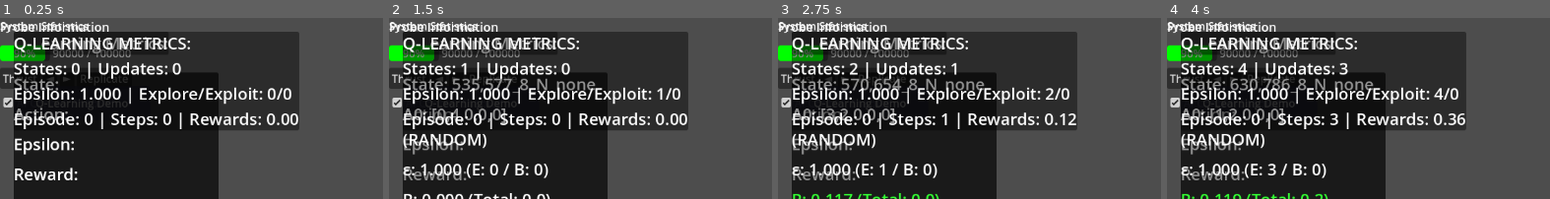
Above: before the commit, frames 1-4 (left to right).
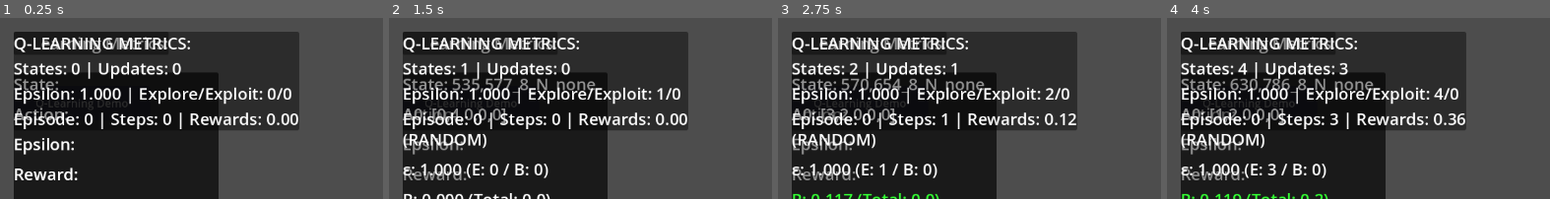
Above: after the commit, the same moments.

Repository: Kethull/bobsim
Game: Godot game, scene res://Main.tscn
Two runs of this game, one before a commit and one after it. Both use one fixed random seed, a clock stepped at 60 frames per second and the inputs below. The engine's default icon, where the game draws it, is replaced by a stand-in: a white triangle on a blue panel in a dark square.
Inputs (mouse positions are % of the whole screen's width and height, from its top left):
- Up to frame 1 (0.25 s): no input
- Up to frame 2 (1.5 s): click "Focus Camera" at 0.5 s; click (3, 17) at 1.25 s, where only the run before the commit has a clickable "Thrust"
- Up to frame 3 (2.75 s): click "Q-Learning Demo" at 2 s
- Up to frame 4 (4 s): click (7, 17) at 2.75 s, where only the run before the commit has a clickable "◄"; click (9, 17) at 3.5 s, where only the run before the commit has a clickable "►"
The pictures show only the part of the screen within x 0-50%, y 0-50%; the shares and areas given below are measured in that part.

The runs differ from the first frame. In frame 1, 3.0% of the frame differs, in the area x 0-35%, y 2-50%; in frame 2, 2.9%; in frame 3, 2.9%; in frame 4, 3.0%.
Error after the commit: Cannot call method 'add_theme_stylebox_override' on a null value. (res://ui/ModernUI.gd:66)

Commit message:
ui change

Diff:
--- /dev/null
+++ b/ui/GameUI.tscn
@@ -0,0 +1,70 @@
+[gd_scene load_steps=2 format=3 uid="uid://c8yvwpvkn4qxs"]
+
+[ext_resource type="Script" path="res://ui/ModernUI.gd" id="1_yjnkm"]
+
+[node name="GameUI" type="CanvasLayer"]
+script = ExtResource("1_yjnkm")
+
+[node name="UIContainer" type="MarginContainer" parent="."]
+anchors_preset = 15
+anchor_right = 1.0
+anchor_bottom = 1.0
+grow_horizontal = 2
+grow_vertical = 2
+theme_override_constants/margin_left = 10
+theme_override_constants/margin_top = 10
+theme_override_constants/margin_right = 10
+theme_override_constants/margin_bottom = 10
+
+[node name="HBoxContainer" type="HBoxContainer" parent="UIContainer"]
+layout_mode = 2
+theme_override_constants/separation = 10
+
+[node name="LeftColumn" type="VBoxContainer" parent="UIContainer/HBoxContainer"]
+layout_mode = 2
+size_flags_horizontal = 3
+size_flags_stretch_ratio = 0.4
+theme_override_constants/separation = 10
+
+[node name="ProbeListPanel" type="Panel" parent="UIContainer/HBoxContainer/LeftColumn"]
+layout_mode = 2
+size_flags_vertical = 3
+
+[node name="SelectedProbePanel" type="Panel" parent="UIContainer/HBoxContainer/LeftColumn"]
+layout_mode = 2
+size_flags_vertical = 3
+size_flags_stretch_ratio = 1.5
+
+[node name="RightColumn" type="VBoxContainer" parent="UIContainer/HBoxContainer"]
+layout_mode = 2
+size_flags_horizontal = 3
+size_flags_stretch_ratio = 0.6
+theme_override_constants/separation = 10
+
+[node name="TopSection" type="VBoxContainer" parent="UIContainer/HBoxContainer/RightColumn"]
+layout_mode = 2
+size_flags_vertical = 3
+theme_override_constants/separation = 10
+
+[node name="SystemStatsPanel" type="Panel" parent="UIContainer/HBoxContainer/RightColumn/TopSection"]
+layout_mode = 2
+size_flags_vertical = 3
+
+[node name="MiddleSection" type="VBoxContainer" parent="UIContainer/HBoxContainer/RightColumn"]
+layout_mode = 2
+size_flags_vertical = 3
+theme_override_constants/separation = 10
+
+[node name="DebugPanel" type="Panel" parent="UIContainer/HBoxContainer/RightColumn/MiddleSection"]
+layout_mode = 2
+size_flags_vertical = 3
+
+[node name="BottomSection" type="VBoxContainer" parent="UIContainer/HBoxContainer/RightColumn"]
+layout_mode = 2
+size_flags_vertical = 3
+size_flags_stretch_ratio = 1.5
+theme_override_constants/separation = 10
+
+[node name="QLearningMonitor" type="Panel" parent="UIContainer/HBoxContainer/RightColumn/BottomSection"]
+layout_mode = 2
+size_flags_vertical = 3
--- a/ui/ModernUI.gd
+++ b/ui/ModernUI.gd
@@ -2,16 +2,29 @@
 extends CanvasLayer
 class_name ModernUI
 
-@onready var hud: Control = $HUD
-@onready var probe_list_panel: Panel = $ProbeListPanel
-@onready var selected_probe_panel: Panel = $SelectedProbePanel
-@onready var system_stats_panel: Panel = $SystemStatsPanel
-@onready var debug_panel: Panel = $DebugPanel
-
+# Panel references
+@onready var probe_list_panel: Panel = $UIContainer/LeftColumn/ProbeListPanel
+@onready var selected_probe_panel: Panel = $UIContainer/LeftColumn/SelectedProbePanel
+@onready var system_stats_panel: Panel = $UIContainer/RightColumn/TopSection/SystemStatsPanel
+@onready var debug_panel: Panel = $UIContainer/RightColumn/MiddleSection/DebugPanel
+@onready var qlearning_monitor: Panel = $UIContainer/RightColumn/BottomSection/QLearningMonitor
+
+# UI state variables
 var selected_probe_id: int = -1
 var probe_data_cache: Dictionary = {}
 var animation_tween: Tween
 
+# Theme constants
+const THEME_BG_COLOR = Color(0.1, 0.15, 0.2, 0.9)
+const THEME_BORDER_COLOR = Color(0.3, 0.5, 0.8, 0.8)
+const THEME_HIGHLIGHT_COLOR = Color(0.4, 0.6, 0.9, 0.8)
+const THEME_TEXT_COLOR = Color.WHITE
+const THEME_LABEL_COLOR = Color.LIGHT_GRAY
+const THEME_CORNER_RADIUS = 8
+const THEME_BORDER_WIDTH = 2
+const THEME_PANEL_MARGIN = 10
+
+# Signals
 signal probe_selected(probe_id: int)
 signal simulation_speed_changed(new_speed: float)
 signal ui_action_requested(action_type: String, data: Dictionary)
@@ -22,47 +35,86 @@
 	setup_input_handlers()
 
 func setup_ui_panels():
-	# Configure probe list panel
+	# Apply consistent styling to all panels
+	var panels = [probe_list_panel, selected_probe_panel, system_stats_panel, debug_panel]
+	if qlearning_monitor:
+		panels.append(qlearning_monitor)
+
+	for panel in panels:
+		apply_panel_style(panel)
+
+	# Configure individual panels
 	setup_probe_list_panel()
-
-	# Configure selected probe panel
 	setup_selected_probe_panel()
-
-	# Configure system stats panel
 	setup_system_stats_panel()
-
-	# Configure debug panel
 	setup_debug_panel()
+	setup_qlearning_monitor()
+
+func apply_panel_style(panel: Panel):
+	var style_box = StyleBoxFlat.new()
+	style_box.bg_color = THEME_BG_COLOR
+	style_box.border_width_left = THEME_BORDER_WIDTH
+	style_box.border_width_right = THEME_BORDER_WIDTH
+	style_box.border_width_top = THEME_BORDER_WIDTH
+	style_box.border_width_bottom = THEME_BORDER_WIDTH
+	style_box.border_color = THEME_BORDER_COLOR
+	style_box.corner_radius_top_left = THEME_CORNER_RADIUS
+	style_box.corner_radius_top_right = THEME_CORNER_RADIUS
+	style_box.corner_radius_bottom_left = THEME_CORNER_RADIUS
+	style_box.corner_radius_bottom_right = THEME_CORNER_RADIUS
+
+	panel.add_theme_stylebox_override("panel", style_box)
+
+	# Add padding inside the panel
+	if panel.get_child_count() == 0:
+		var margin_container = MarginContainer.new()
+		margin_container.add_theme_constant_override("margin_left", THEME_PANEL_MARGIN)
+		margin_container.add_theme_constant_override("margin_right", THEME_PANEL_MARGIN)
+		margin_container.add_theme_constant_override("margin_top", THEME_PANEL_MARGIN)
+		margin_container.add_theme_constant_override("margin_bottom", THEME_PANEL_MARGIN)
+		margin_container.set_anchors_preset(Control.PRESET_FULL_RECT)
+		panel.add_child(margin_container)
 
 func setup_probe_list_panel():
+	var margin_container = probe_list_panel.get_child(0) as MarginContainer
+
+	var vbox = VBoxContainer.new()
+	vbox.set_anchors_preset(Control.PRESET_FULL_RECT)
+
+	# Title
+	var title = Label.new()
+	title.text = "Probe List"
+	title.add_theme_font_size_override("font_size", 18)
+	title.add_theme_color_override("font_color", THEME_TEXT_COLOR)
+	vbox.add_child(title)
+
+	# Scroll container for probe list
 	var scroll_container = ScrollContainer.new()
+	scroll_container.set_h_size_flags(Control.SIZE_EXPAND_FILL)
+	scroll_container.set_v_size_flags(Control.SIZE_EXPAND_FILL)
+
+	var list_container = VBoxContainer.new()
+	list_container.name = "ProbeListContainer"
+	list_container.set_h_size_flags(Control.SIZE_EXPAND_FILL)
+
+	scroll_container.add_child(list_container)
+	vbox.add_child(scroll_container)
+
+	margin_container.add_child(vbox)
+
+func setup_selected_probe_panel():
+	var margin_container = selected_probe_panel.get_child(0) as MarginContainer
+
 	var vbox = VBoxContainer.new()
-
-	scroll_container.set_anchors_and_offsets_preset(Control.PRESET_FULL_RECT)
-	vbox.set_h_size_flags(Control.SIZE_EXPAND_FILL)
-
-	probe_list_panel.add_child(scroll_container)
-	scroll_container.add_child(vbox)
-
-	# Style the panel
-	var style_box = StyleBoxFlat.new()
-	style_box.bg_color = Color(0.1, 0.15, 0.2, 0.9)
-	style_box.border_width_left = 2
-	style_box.border_width_right = 2
-	style_box.border_width_top = 2
-	style_box.border_width_bottom = 2
-	style_box.border_color = Color(0.3, 0.5, 0.8, 0.8)
-	style_box.corner_radius_top_left = 8
-	style_box.corner_radius_top_right = 8
-	style_box.corner_radius_bottom_left = 8
-	style_box.corner_radius_bottom_right = 8
-
-	probe_list_panel.add_theme_stylebox_override("panel", style_box)
-
-func setup_selected_probe_panel():
-	var vbox = VBoxContainer.new()
-	vbox.set_anchors_and_offsets_preset(Control.PRESET_FULL_RECT)
+	vbox.set_anchors_preset(Control.PRESET_FULL_RECT)
 	vbox.add_theme_constant_override("separation", 10)
+
+	# Title
+	var title = Label.new()
+	title.text = "Selected Probe"
+	title.add_theme_font_size_override("font_size", 18)
+	title.add_theme_color_override("font_color", THEME_TEXT_COLOR)
+	vbox.add_child(title)
 
 	# Probe info section
 	var info_section = create_info_section("Probe Information")
@@ -76,27 +128,40 @@
 	var control_section = create_probe_controls()
 	vbox.add_child(control_section)
 
-	selected_probe_panel.add_child(vbox)
+	margin_container.add_child(vbox)
 
 func create_info_section(title: String) -> VBoxContainer:
 	var section = VBoxContainer.new()
+	section.add_theme_constant_override("separation", 5)
 
 	# Title label
 	var title_label = Label.new()
 	title_label.text = title
-	title_label.add_theme_font_size_override("font_size", 18)
-	title_label.add_theme_color_override("font_color", Color.WHITE)
+	title_label.add_theme_font_size_override("font_size", 16)
+	title_label.add_theme_color_override("font_color", THEME_TEXT_COLOR)
 	section.add_child(title_label)
 
 	# Info container
 	var info_container = VBoxContainer.new()
 	info_container.name = "InfoContainer"
+	info_container.add_theme_constant_override("separation", 2)
 	section.add_child(info_container)
 
 	return section
 
 func create_energy_display() -> Control:
+	var section = VBoxContainer.new()
+	section.add_theme_constant_override("separation", 5)
+
+	# Title
+	var title = Label.new()
+	title.text = "Energy"
+	title.add_theme_font_size_override("font_size", 16)
+	title.add_theme_color_override("font_color", THEME_TEXT_COLOR)
+	section.add_child(title)
+
 	var container = HBoxContainer.new()
+	container.set_h_size_flags(Control.SIZE_EXPAND_FILL)
 
 	# Energy bar
 	var energy_bar = ProgressBar.new()
@@ -126,23 +191,36 @@
 	var energy_label = Label.new()
 	energy_label.name = "EnergyLabel"
 	energy_label.text = "90000 / 100000"
-	energy_label.add_theme_color_override("font_color", Color.WHITE)
+	energy_label.add_theme_color_override("font_color", THEME_TEXT_COLOR)
+	energy_label.set_h_size_flags(Control.SIZE_SHRINK_END)
+	energy_label.set_custom_minimum_size(Vector2(100, 0))
 
 	container.add_child(energy_bar)
 	container.add_child(energy_label)
-
-	return container
+	section.add_child(container)
+
+	return section
 
 func create_probe_controls() -> VBoxContainer:
-	var controls = VBoxContainer.new()
-	controls.add_theme_constant_override("separation", 5)
+	var section = VBoxContainer.new()
+	section.add_theme_constant_override("separation", 10)
+
+	# Title
+	var title = Label.new()
+	title.text = "Controls"
+	title.add_theme_font_size_override("font_size", 16)
+	title.add_theme_color_override("font_color", THEME_TEXT_COLOR)
+	section.add_child(title)
 
 	# Manual control buttons
 	var button_container = HBoxContainer.new()
+	button_container.add_theme_constant_override("separation", 5)
+	button_container.set_h_size_flags(Control.SIZE_EXPAND_FILL)
 
 	var thrust_button = Button.new()
 	thrust_button.text = "Thrust"
 	thrust_button.name = "ThrustButton"
+	thrust_button.set_h_size_flags(Control.SIZE_EXPAND_FILL)
 	thrust_button.pressed.connect(_on_manual_thrust_pressed)
 
 	var rotate_left_button = Button.new()
@@ -158,6 +236,7 @@
 	var replicate_button = Button.new()
 	replicate_button.text = "Replicate"
 	replicate_button.name = "ReplicateButton"
+	replicate_button.set_h_size_flags(Control.SIZE_EXPAND_FILL)
 	replicate_button.pressed.connect(_on_replicate_pressed)
 
 	button_container.add_child(thrust_button)
@@ -165,7 +244,7 @@
 	button_container.add_child(rotate_right_button)
 	button_container.add_child(replicate_button)
 
-	controls.add_child(button_container)
+	section.add_child(button_container)
 
 	# AI control toggle
 	var ai_toggle = CheckBox.new()
@@ -174,36 +253,52 @@
 	ai_toggle.button_pressed = true
 	ai_toggle.toggled.connect(_on_ai_toggle_changed)
 
-	controls.add_child(ai_toggle)
-
-	return controls
+	section.add_child(ai_toggle)
+
+	return section
 
 func setup_system_stats_panel():
+	var margin_container = system_stats_panel.get_child(0) as MarginContainer
+
 	var vbox = VBoxContainer.new()
-	vbox.set_anchors_and_offsets_preset(Control.PRESET_FULL_RECT)
+	vbox.set_anchors_preset(Control.PRESET_FULL_RECT)
 	vbox.add_theme_constant_override("separation", 8)
 
 	# Title
 	var title = Label.new()
 	title.text = "System Statistics"
-	title.add_theme_font_size_override("font_size", 16)
-	title.add_theme_color_override("font_color", Color.WHITE)
+	title.add_theme_font_size_override("font_size", 18)
+	title.add_theme_color_override("font_color", THEME_TEXT_COLOR)
 	vbox.add_child(title)
 
 	# Stats container
 	var stats_container = VBoxContainer.new()
 	stats_container.name = "StatsContainer"
+	stats_container.add_theme_constant_override("separation", 2)
 	vbox.add_child(stats_container)
 
-	system_stats_panel.add_child(vbox)
+	margin_container.add_child(vbox)
 
 func setup_debug_panel():
+	if not is_instance_valid(debug_panel):
+		return
+
+	var margin_container = debug_panel.get_child(0) as MarginContainer
+
 	if not ConfigManager.config.debug_mode:
 		debug_panel.visible = false
 		return
 
 	var vbox = VBoxContainer.new()
-	vbox.set_anchors_and_offsets_preset(Control.PRESET_FULL_RECT)
+	vbox.set_anchors_preset(Control.PRESET_FULL_RECT)
+	vbox.add_theme_constant_override("separation", 10)
+
+	# Title
+	var title = Label.new()
+	title.text = "Debug Controls"
+	title.add_theme_font_size_override("font_size", 18)
+	title.add_theme_color_override("font_color", THEME_TEXT_COLOR)
+	vbox.add_child(title)
 
 	# Debug controls
 	var debug_controls = create_debug_controls()
@@ -213,21 +308,25 @@
 	var perf_metrics = create_performance_display()
 	vbox.add_child(perf_metrics)
 
-	debug_panel.add_child(vbox)
+	margin_container.add_child(vbox)
 
 func create_debug_controls() -> VBoxContainer:
 	var controls = VBoxContainer.new()
+	controls.add_theme_constant_override("separation", 8)
 
 	# Speed control
 	var speed_container = HBoxContainer.new()
 	var speed_label = Label.new()
 	speed_label.text = "Simulation Speed:"
+	speed_label.add_theme_color_override("font_color", THEME_LABEL_COLOR)
+
 	var speed_slider = HSlider.new()
 	speed_slider.name = "SpeedSlider"
 	speed_slider.min_value = 0.1
 	speed_slider.max_value = 5.0
 	speed_slider.value = 1.0
 	speed_slider.step = 0.1
+	speed_slider.set_h_size_flags(Control.SIZE_EXPAND_FILL)
 	speed_slider.value_changed.connect(_on_speed_changed)
 
 	speed_container.add_child(speed_label)
@@ -236,18 +335,22 @@
 
 	# Debug buttons
 	var button_container = HBoxContainer.new()
+	button_container.add_theme_constant_override("separation", 5)
 
 	var pause_button = Button.new()
 	pause_button.text = "Pause/Resume"
 	pause_button.pressed.connect(_on_pause_pressed)
+	pause_button.set_h_size_flags(Control.SIZE_EXPAND_FILL)
 
 	var reset_button = Button.new()
 	reset_button.text = "Reset Episode"
 	reset_button.pressed.connect(_on_reset_pressed)
+	reset_button.set_h_size_flags(Control.SIZE_EXPAND_FILL)
 
 	var save_button = Button.new()
 	save_button.text = "Quick Save"
 	save_button.pressed.connect(_on_save_pressed)
+	save_button.set_h_size_flags(Control.SIZE_EXPAND_FILL)
 
 	button_container.add_child(pause_button)
 	button_container.add_child(reset_button)
@@ -259,14 +362,17 @@
 func create_performance_display() -> VBoxContainer:
 	var perf_display = VBoxContainer.new()
 	perf_display.name = "PerformanceDisplay"
+	perf_display.add_theme_constant_override("separation", 5)
 
 	var title = Label.new()
 	title.text = "Performance Metrics"
-	title.add_theme_font_size_override("font_size", 14)
+	title.add_theme_font_size_override("font_size", 16)
+	title.add_theme_color_override("font_color", THEME_TEXT_COLOR)
 	perf_display.add_child(title)
 
 	var metrics_container = VBoxContainer.new()
 	metrics_container.name = "MetricsContainer"
+	metrics_container.add_theme_constant_override("separation", 2)
 	perf_display.add_child(metrics_container)
 
 	return perf_display
@@ -281,8 +387,13 @@
 func animate_panel_glow():
 	# Add subtle glow animation to active panels
 	var panels = [probe_list_panel, selected_probe_panel, system_stats_panel]
+	if is_instance_valid(qlearning_monitor):
+		panels.append(qlearning_monitor)
 
 	for panel in panels:
+		if not is_instance_valid(panel):
+			continue
+
 		var style_box = panel.get_theme_stylebox("panel")
 		if style_box is StyleBoxFlat:
 			var original_color = style_box.border_color
@@ -309,7 +420,8 @@
 	elif event.is_action_pressed("focus_next_probe"):
 		focus_next_probe()
 	elif event.is_action_pressed("toggle_debug_panel"):
-		debug_panel.visible = !debug_panel.visible
+		if is_instance_valid(debug_panel):
+			debug_panel.visible = !debug_panel.visible
 
 func update_ui_data(simulation_data: Dictionary):
 	update_probe_list(simulation_data.get("probes", {}))
@@ -318,7 +430,12 @@
 	update_debug_info(simulation_data.get("debug_info", {}))
 
 func update_probe_list(probes_data: Dictionary):
-	var container = probe_list_panel.get_node("ScrollContainer/VBoxContainer")
+	var container = probe_list_panel.get_node("MarginContainer/VBoxContainer/ScrollContainer/ProbeListContainer")
+	if not is_instance_valid(container):
+		return
+
+	# Cache probe data
+	probe_data_cache = probes_data
 
 	# Clear existing items
 	for child in container.get_children():
@@ -331,8 +448,47 @@
 		container.add_child(probe_item)
 
 func create_probe_list_item(probe_id: int, probe_data: Dictionary) -> Control:
-	var item_container = HBoxContainer.new()
+	var item_container = PanelContainer.new()
 	item_container.set_h_size_flags(Control.SIZE_EXPAND_FILL)
+
+	# Style for the item
+	var style_box = StyleBoxFlat.new()
+	style_box.bg_color = Color(0.15, 0.2, 0.25, 0.5)
+	style_box.corner_radius_top_left = 4
+	style_box.corner_radius_top_right = 4
+	style_box.corner_radius_bottom_left = 4
+	style_box.corner_radius_bottom_right = 4
+
+	# Highlight selected probe
+	if probe_id == selected_probe_id:
+		style_box.bg_color = Color(0.3, 0.5, 0.8, 0.3)
+		style_box.border_width_left = 1
+		style_box.border_width_right = 1
+		style_box.border_width_top = 1
+		style_box.border_width_bottom = 1
+		style_box.border_color = THEME_HIGHLIGHT_COLOR
+
+	item_container.add_theme_stylebox_override("panel", style_box)
+
+	var margin = MarginContainer.new()
+	margin.add_theme_constant_override("margin_left", 5)
+	margin.add_theme_constant_override("margin_right", 5)
+	margin.add_theme_constant_override("margin_top", 5)
+	margin.add_theme_constant_override("margin_bottom", 5)
+
+	var hbox = HBoxContainer.new()
+	hbox.set_h_size_flags(Control.SIZE_EXPAND_FILL)
+
+	# Status indicator
+	var status_indicator = ColorRect.new()
+	status_indicator.size = Vector2(16, 16)
+	status_indicator.set_custom_minimum_size(Vector2(16, 16))
+
+	var energy_ratio = probe_data.get("energy", 0) / probe_data.get("max_energy", 1)
+	if probe_data.get("is_alive", false):
+		status_indicator.color = Color.GREEN if energy_ratio > 0.3 else Color.YELLOW
+	else:
+		status_indicator.color = Color.RED
 
 	# Probe info
 	var info_vbox = VBoxContainer.new()
@@ -340,10 +496,9 @@
 
 	var name_label = Label.new()
 	name_label.text = "Probe " + str(probe_id)
-	name_label.add_theme_color_override("font_color", Color.WHITE)
+	name_label.add_theme_color_override("font_color", THEME_TEXT_COLOR)
 
 	var status_label = Label.new()
-	var energy_ratio = probe_data.get("energy", 0) / probe_data.get("max_energy", 1)
 	status_label.text = "Energy: " + str(int(energy_ratio * 100)) + "%"
 
 	if energy_ratio > 0.7:
@@ -361,23 +516,12 @@
 	select_button.text = "Select"
 	select_button.pressed.connect(_on_probe_selected.bind(probe_id))
 
-	# Status indicator
-	var status_indicator = ColorRect.new()
-	status_indicator.size = Vector2(20, 20)
-	if probe_data.get("is_alive", false):
-		status_indicator.color = Color.GREEN if energy_ratio > 0.3 else Color.YELLOW
-	else:
-		status_indicator.color = Color.RED
-
-	item_container.add_child(status_indicator)
-	item_container.add_child(info_vbox)
-	item_container.add_child(select_button)
-
-	# Style for selection highlight
-	if probe_id == selected_probe_id:
-		var highlight_style = StyleBoxFlat.new()
-		highlight_style.bg_color = Color(0.3, 0.5, 0.8, 0.3)
-		item_container.add_theme_stylebox_override("panel", highlight_style)
+	hbox.add_child(status_indicator)
+	hbox.add_child(info_vbox)
+	hbox.add_child(select_button)
+
+	margin.add_child(hbox)
+	item_container.add_child(margin)
 
 	return item_container
 
@@ -389,12 +533,13 @@
 	selected_probe_panel.visible = true
 
 	# Update info section
-	var info_container = selected_probe_panel.get_node("VBoxContainer/InfoContainer")
-	update_probe_info_display(info_container, probe_data)
+	var info_container = selected_probe_panel.get_node("MarginContainer/VBoxContainer/InfoContainer")
+	if is_instance_valid(info_container):
+		update_probe_info_display(info_container, probe_data)
 
 	# Update energy display
-	var energy_bar = selected_probe_panel.get_node("VBoxContainer/EnergyBar")
-	var energy_label = selected_probe_panel.get_node("VBoxContainer/EnergyLabel")
+	var energy_bar = selected_probe_panel.get_node("MarginContainer/VBoxContainer/EnergyBar")
+	var energy_label = selected_probe_panel.get_node("MarginContainer/VBoxContainer/EnergyLabel")
 
 	if energy_bar and energy_label:
 		var energy_ratio = probe_data.energy / probe_data.max_energy
@@ -433,18 +578,20 @@
 		var key_label = Label.new()
 		key_label.text = item[0] + ":"
 		key_label.set_custom_minimum_size(Vector2(80, 0))
-		key_label.add_theme_color_override("font_color", Color.LIGHT_GRAY)
+		key_label.add_theme_color_override("font_color", THEME_LABEL_COLOR)
 
 		var value_label = Label.new()
 		value_label.text = item[1]
-		value_label.add_theme_color_override("font_color", Color.WHITE)
+		value_label.add_theme_color_override("font_color", THEME_TEXT_COLOR)
 
 		info_line.add_child(key_label)
 		info_line.add_child(value_label)
 		container.add_child(info_line)
 
 func update_system_stats(stats_data: Dictionary):
-	var stats_container = system_stats_panel.get_node("VBoxContainer/StatsContainer")
+	var stats_container = system_stats_panel.get_node("MarginContainer/VBoxContainer/StatsContainer")
+	if not is_instance_valid(stats_container):
+		return
 
 	# Clear existing stats
 	for child in stats_container.get_children():
@@ -470,12 +617,12 @@
 
 	var key_label = Label.new()
 	key_label.text = key + ":"
-	key_label.set_custom_minimum_size(Vector2(100, 0))
-	key_label.add_theme_color_override("font_color", Color.LIGHT_GRAY)
+	key_label.set_custom_minimum_size(Vector2(120, 0))
+	key_label.add_theme_color_override("font_color", THEME_LABEL_COLOR)
 
 	var value_label = Label.new()
 	value_label.text = value
-	value_label.add_theme_color_override("font_color", Color.WHITE)
+	value_label.add_theme_color_override("font_color", THEME_TEXT_COLOR)
 
 	line.add_child(key_label)
 	line.add_child(value_label)
@@ -483,11 +630,11 @@
 	return line
 
 func update_debug_info(debug_data: Dictionary):
-	if not debug_panel.visible:
-		return
-
-	var metrics_container = debug_panel.get_node("VBoxContainer/PerformanceDisplay/MetricsContainer")
-	if not metrics_container:
+	if not is_instance_valid(debug_panel) or not debug_panel.visible:
+		return
+
+	var metrics_container = debug_panel.get_node("MarginContainer/VBoxContainer/PerformanceDisplay/MetricsContainer")
+	if not is_instance_valid(metrics_container):
 		return
 
 	# Clear existing metrics
@@ -567,3 +714,31 @@
 
 func _on_save_pressed():
 	ui_action_requested.emit("quick_save", {})
+
+func setup_qlearning_monitor():
+	if not is_instance_valid(qlearning_monitor):
+		return
+
+	var margin_container = qlearning_monitor.get_child(0) as MarginContainer
+
+	var vbox = VBoxContainer.new()
+	vbox.set_anchors_preset(Control.PRESET_FULL_RECT)
+
+	# Title
+	var title = Label.new()
+	title.text = "Q-Learning Monitor"
+	title.add_theme_font_size_override("font_size", 18)
+	title.add_theme_color_override("font_color", THEME_TEXT_COLOR)
+	vbox.add_child(title)
+
+	# Placeholder for Q-learning visualization
+	var placeholder = Label.new()
+	placeholder.text = "Q-Learning visualization will appear here"
+	placeholder.add_theme_color_override("font_color", THEME_LABEL_COLOR)
+	placeholder.set_h_size_flags(Control.SIZE_EXPAND_FILL)
+	placeholder.set_v_size_flags(Control.SIZE_EXPAND_FILL)
+	placeholder.horizontal_alignment = HORIZONTAL_ALIGNMENT_CENTER
+	placeholder.vertical_alignment = VERTICAL_ALIGNMENT_CENTER
+	vbox.add_child(placeholder)
+
+	margin_container.add_child(vbox)
